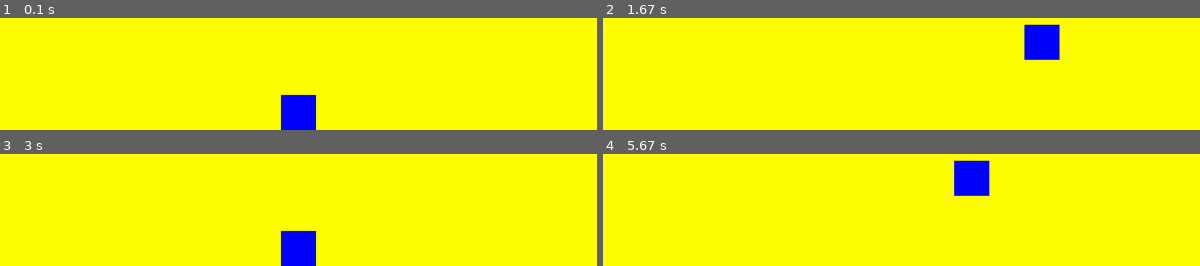
Above: before the commit, frames 1-4 (two rows, left to right).
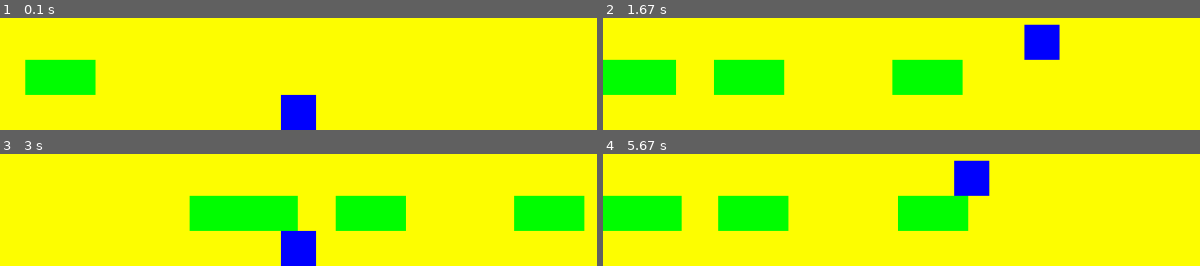
Above: after the commit, the same moments.

Repository: AyoubErrajraji/MonkeyBusiness
Game: pygame game, started from main.py
Same seed, same stepped clock (60 frames per second), same inputs: the game is played once before the commit and once after it.
Inputs (mouse positions are in pixels of both pictures, inside the frame that each line leads up to):
- Up to frame 1 (0.1 s): no input
- Up to frame 2 (1.67 s): hold Right 0.33-0.8 s; move the mouse to (outside the picture) at 0.37 s; hold Up 0.83-1.13 s; move the mouse to (outside the picture) at 0.87 s; hold Right 1.17-1.63 s; move the mouse to (outside the picture) at 1.2 s
- Up to frame 3 (3 s): hold Left 1.67-2.2 s; move the mouse to (outside the picture) at 1.7 s; hold Down 2.23-2.53 s; move the mouse to (outside the picture) at 2.27 s; hold Left 2.57-2.97 s; move the mouse to (outside the picture) at 2.6 s
- Up to frame 4 (5.67 s): hold Up 3-3.37 s; move the mouse to (outside the picture) at 3.03 s; hold Right 3.4-4.03 s; move the mouse to (outside the picture) at 3.43 s; hold Down 4.07-4.43 s; move the mouse to (outside the picture) at 4.1 s; hold Left 4.47-4.93 s; move the mouse to (outside the picture) at 4.5 s; hold Right 4.97-5.43 s; move the mouse to (1128, 214) at 5 s; hold Up from 5.47 s (still down); move the mouse to (outside the picture) at 5.5 s

The runs differ from the first frame. In frame 1, 3.8% of the frame differs, in the area x 4-17%, y 36-69%; in frame 2, 12%; in frame 3, 14%, in the area x 31-98%, y 36-69%; in frame 4, 12%.

Commit message:
Addde first row of cars

Diff:
--- a/crosstheroad_lib/config.py
+++ b/crosstheroad_lib/config.py
@@ -15,3 +15,4 @@
 screenDim = (850, 600)
 FPS = 60
 grid = 50
+cars = 4
--- a/crosstheroad_lib/crosstheroad.py
+++ b/crosstheroad_lib/crosstheroad.py
@@ -1,4 +1,5 @@
 import pygame, sys
+from random import randint
 
 
 class Rectangle:
@@ -41,7 +42,21 @@
 
 
 class Car(Rectangle):
-    pass
+    def __init__(self, x, y, w, h, screen, config):
+        Rectangle.__init__(self, x, y, w, h)
+        self.screen = screen
+        self.config = config
+        self.speed = 4
+
+    def update(self):
+        self.x = self.x + self.speed
+
+        if self.x > self.config.screenDim[0]:
+            self.x = - self.w
+
+    def show(self):
+        cr = pygame.Rect(self.x, self.y, self.w, self.h)
+        pygame.draw.rect(self.screen, self.config.green, cr)
 
 
 class Crosstheroad:
@@ -53,6 +68,15 @@
         # Set quit to False, so loop will continue
         self.quit = False
         self.monkey = Monkey(self.config.screenDim[0]/2 - self.config.grid/2, self.config.screenDim[1]-self.config.grid, self.config.grid, self.config.grid, self.screen, self.config)
+        self.car = []
+        self.i = 0
+
+    def addCars(self):
+        if self.config.cars > self.i:
+            print(randint(0, 3))
+            self.car.append(Car(0 - (self.i * (self.config.grid*2)) - (self.i * (self.config.grid * randint(1, 4))), self.config.screenDim[1]-self.config.grid*2, self.config.grid*2, self.config.grid, self.screen, self.config))
+            self.i = self.i + 1
+            print("Added car to carlist")
 
     def background(self, color):
         self.screen.fill(color)
@@ -60,6 +84,10 @@
     def blit(self):
         self.background(self.config.yellow)
         self.monkey.show()
+        self.addCars()
+        for index in range(len(self.car)):
+            self.car[index].show()
+            self.car[index].update()
 
     def update(self):
         if pygame.key.get_pressed()[pygame.K_LEFT] != 0:
@@ -75,6 +103,7 @@
             print("Key Down pressed")
             self.monkey.move(0, 1)
 
+
     def run(self):
         while not self.quit:
             for event in pygame.event.get():
